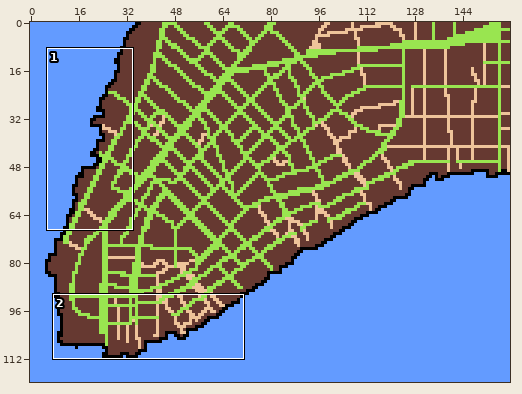
Pixel-art file: graphics/manhattan.aseprite. The first picture is a wide view before the edit; the outline marks the close-up.
Close-up. As it was:
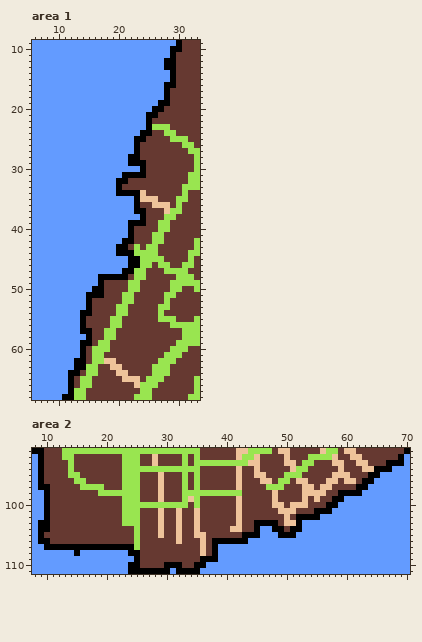
160x120 pixels, 1 frame. Shown: area 1: x 6..33, y 9..68; area 2: x 8..70, y 91..111. The commit also changed other parts of the picture, which this record leaves out.
Now the later version:
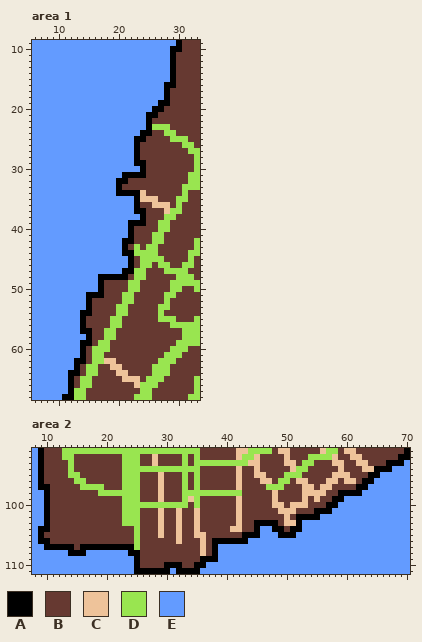
Palette (. is transparent): A #000000  B #663931  C #eec39a  D #99e550  E #639bff
From old to new:
Area 1, layer "Land and water":
Colour B replaces colour A in rows 45 to 46 at x 23; in row 63 at x 14.
Colour E replaces colour A in rows 12 to 13 at x 28; in rows 28 to 29 at x 22; in rows 43 to 44 at x 20; in row 50 at x 16.
Area 2, layer "Land and water":
Colour A replaces colour E in row 92 at x 70; in row 108 at x 14 and 16.
Colour B replaces colour A in row 107 at x 15.
Colour E replaces colour A in row 91 at x 8; in row 103 at x 9; in rows 110 to 111 at x 24.
